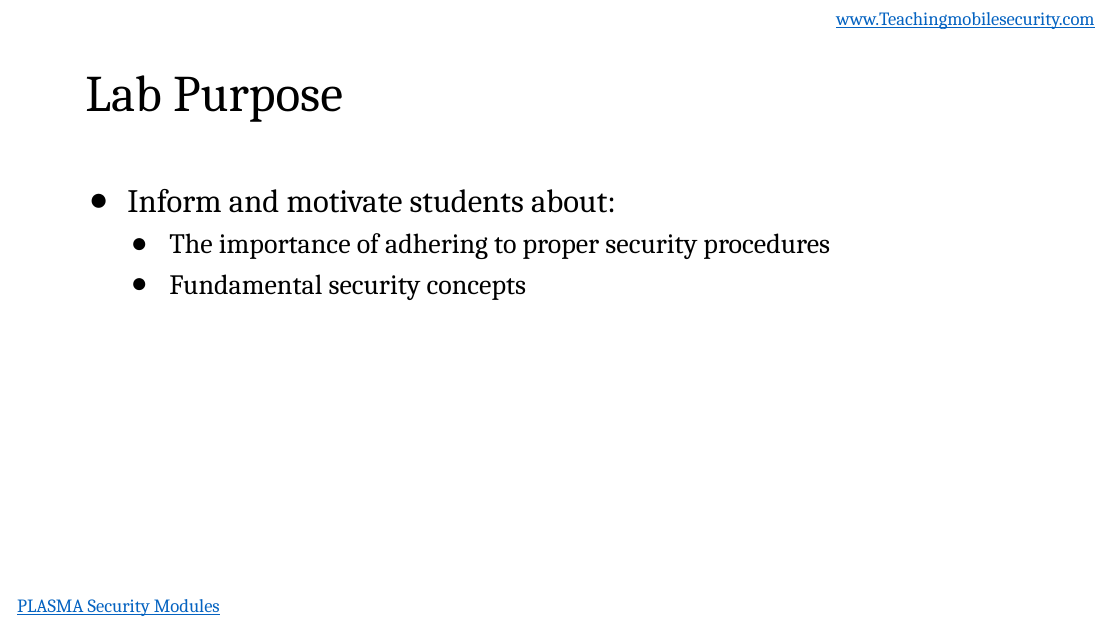
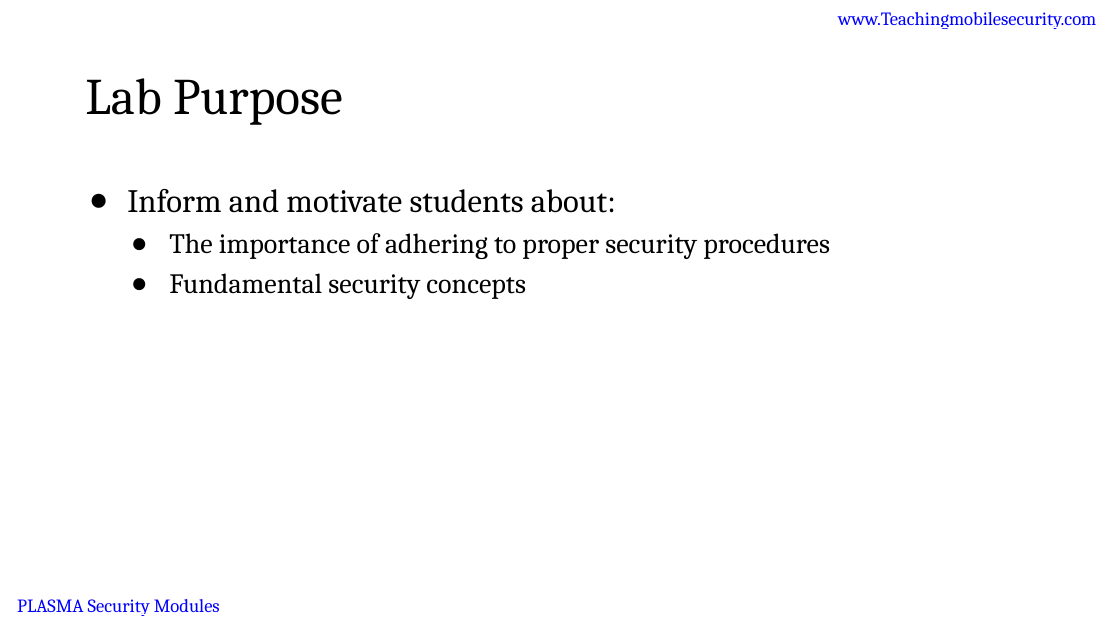
Before and after one commit to dan7800/VulnerableAndroidAppOracle, a slide deck: slide 3 of Vulnerabilities/ActivityIntro/ActivityIntro.pptx (slide 2 before the commit). Drawn at 1120x630 pixels with LibreOffice and Linux fonts; fonts in the diff are those of the drawing; background and template pictures are left out. Boxes give left, top, right and bottom in pixels: in the first picture for what was removed or moved away, otherwise in the second. Text is boxed around its words. In the diff, an @@ line names an element or a change of style, - is before the commit and + after.

```diff
--- a/Vulnerabilities/ActivityIntro/ActivityIntro.pptx
+++ b/Vulnerabilities/ActivityIntro/ActivityIntro.pptx
@@ text "www.Teachingmobilesecurity.com" at (x1=838, y1=12, x2=1096, y2=29): text colour #0563C1 to #0000FF @@
@@ text "Lab Purpose" at (x1=85, y1=78, x2=343, y2=125): line spacing 0.9 to 1 @@
@@ text "PLASMA Security Modules" at (x1=17, y1=599, x2=220, y2=616): text colour #0563C1 to #0000FF @@
```
Also in this commit, not shown: 5 other slides changed, 1 slide added.
